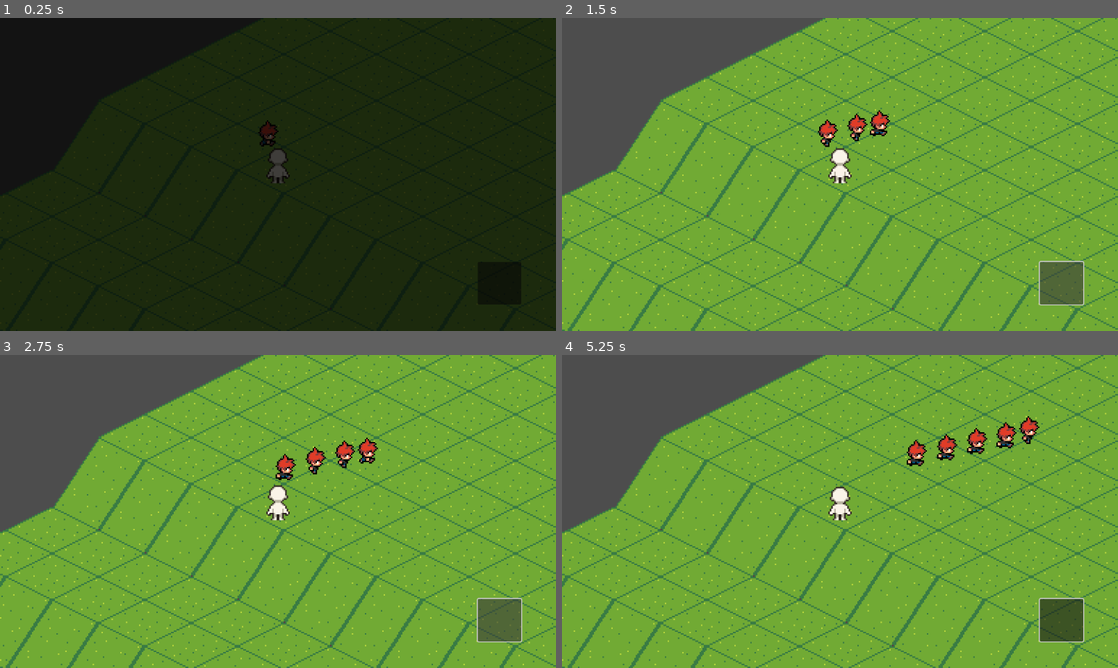
Above: before the commit, frames 1-4 (two rows, left to right).
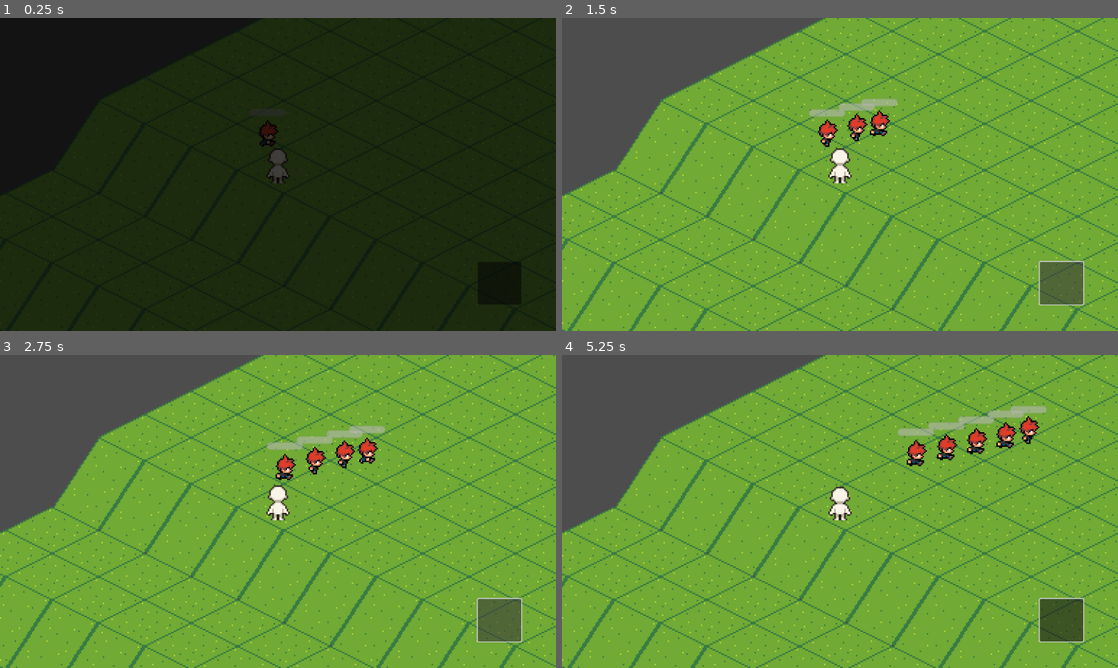
Above: after the commit, the same moments.

Repository: KokonutGamer/CSS-385-Project
Game: Godot game, scene res://src/levels/test_scene.tscn
The game is run twice, just before and just after one commit, with the same random seed, the same clock (stepped at 60 frames per second) and the same inputs. This scene is started directly instead of the project's main scene.
Inputs (mouse positions are in pixels of both pictures, inside the frame that each line leads up to):
- Up to frame 1 (0.25 s): no input
- Up to frame 2 (1.5 s): click (1062, 284) at 0.5 s; click (1062, 284) at 1.25 s
- Up to frame 3 (2.75 s): click (500, 621) at 2 s
- Up to frame 4 (5.25 s): tap Enter at 2.75 s; move the mouse to (962, 495) at 2.77 s; click (962, 495) at 2.92 s; move the mouse to (728, 527) at 3.52 s; click (728, 527) at 3.67 s; move the mouse to (895, 442) at 4.27 s; click (895, 442) at 4.42 s; move the mouse to (812, 574) at 5.02 s; click (812, 574) at 5.17 s

The runs differ from the first frame. In frame 2, 0.4% of the frame differs, in the area x 44-61%, y 25-32%; in frame 3, 0.6%; in frame 4, 0.8%, in the area x 60-88%, y 16-26%.

Commit message:
Implemented minion health bars

Diff:
--- a/src/allies/ally_minion.gd
+++ b/src/allies/ally_minion.gd
@@ -2,6 +2,7 @@
 class_name AllyMinion
 
 @onready var navigation_agent : NavigationAgent2D = $NavigationAgent2D
+@onready var health_component : HealthComponent = $HealthComponent
 @export var target : StaticBody2D
 
 const MOVEMENT_SPEED := 28.0
@@ -10,8 +11,11 @@
 
 var current_state : State
 
-func move_towards(target: Vector2, delta: float) -> void:
-	var dir := target - global_position
+func _ready() -> void:
+	health_component.health_depleted.connect(queue_free)
+
+func move_towards(move_target: Vector2, _delta: float) -> void:
+	var dir := move_target - global_position
 	if dir.length() > 0.01:
 		velocity = dir.normalized() * MOVEMENT_SPEED
 	else:
--- a/src/allies/ally_minion.tscn
+++ b/src/allies/ally_minion.tscn
@@ -11,6 +11,7 @@
 [ext_resource type="Script" uid="uid://cy2hx323a5kvg" path="res://src/allies/chasing.gd" id="8_at6hk"]
 [ext_resource type="Script" uid="uid://dy7bgaj0gx0io" path="res://src/core/health_component.gd" id="9_miquy"]
 [ext_resource type="Script" uid="uid://mbpcncaqb553" path="res://src/allies/attacking.gd" id="9_q583r"]
+[ext_resource type="Script" uid="uid://ijemlqgp5uhw" path="res://src/core/health_bar.gd" id="12_ylq88"]
 
 [sub_resource type="CircleShape2D" id="CircleShape2D_p6pu4"]
 radius = 5.0990195
@@ -1382,3 +1383,14 @@
 metadata/_custom_type_script = "uid://dy7bgaj0gx0io"
 
 [node name="NavigationAgent2D" type="NavigationAgent2D" parent="."]
+
+[node name="HealthBar" type="ProgressBar" parent="."]
+texture_filter = 1
+offset_left = -12.0
+offset_top = -23.0
+offset_right = 13.0
+offset_bottom = -18.0
+theme_override_font_sizes/font_size = 16
+step = 1.0
+show_percentage = false
+script = ExtResource("12_ylq88")
--- /dev/null
+++ b/src/core/health_bar.gd
@@ -0,0 +1,19 @@
+extends ProgressBar
+
+@onready var health_component = get_node("../HealthComponent")  # Adjust path as needed
+
+func _ready() -> void:
+	health_component.health_changed.connect(_on_health_component_health_changed)
+	health_component.max_health_changed.connect(_on_health_component_max_health_changed)
+
+	# Set initial values
+	max_value = health_component.max_health
+	value = health_component.health
+
+func _on_health_component_health_changed(_diff: float) -> void:
+	value = health_component.health
+	print("Health changed")
+
+func _on_health_component_max_health_changed(_diff: float) -> void:
+	max_value = health_component.max_health
+	print("Max value changed")
--- a/src/core/health_component.gd
+++ b/src/core/health_component.gd
@@ -14,14 +14,17 @@
 	# i.e. max health limit, checks to restrict to only strict upgrades
 	var diff = max_health - value
 	max_health = value
+	print("Set max health:", value)
 	max_health_changed.emit(diff)
 
 func get_max_health() -> float:
+	print("Get max health:", max_health)
 	return max_health
 
 func set_health(value: float) -> void:
 	var diff = health - value
 	health = value
+	print("Set health:", value)
 	health_changed.emit(diff)
 
 	# This entity has died :(
@@ -29,4 +32,5 @@
 		health_depleted.emit()
 
 func get_health() -> float:
+	print("Get health:", health)
 	return health
--- a/src/core/hurtbox.gd
+++ b/src/core/hurtbox.gd
@@ -16,3 +16,4 @@
 	if hitbox:
 		health_component.health -= hitbox.damage
 		print(owner.name + " is under attack!")
+		print("%s took %s damage" % [owner.name, hitbox.damage])
--- a/src/towers/projectile.tscn
+++ b/src/towers/projectile.tscn
@@ -1,13 +1,17 @@
-[gd_scene load_steps=6 format=3 uid="uid://b8dex3q4oht20"]
+[gd_scene load_steps=8 format=3 uid="uid://b8dex3q4oht20"]
 
 [ext_resource type="Texture2D" uid="uid://bdvvsmpndm8bd" path="res://assets/sprites/red-ball.png" id="1_c8fcr"]
 [ext_resource type="Script" uid="uid://cusng85k82drg" path="res://src/towers/projectile.gd" id="1_q3m7n"]
 [ext_resource type="Script" uid="uid://cjlvaq0dxdi0c" path="res://src/towers/projectile_hurtbox.gd" id="3_r7t62"]
+[ext_resource type="Script" uid="uid://csn56l1a70oqy" path="res://src/core/hitbox.gd" id="4_80o37"]
 
 [sub_resource type="CircleShape2D" id="CircleShape2D_c8fcr"]
 radius = 4.0
 
 [sub_resource type="CircleShape2D" id="CircleShape2D_80o37"]
+radius = 4.1231055
+
+[sub_resource type="CircleShape2D" id="CircleShape2D_fueh6"]
 radius = 4.1231055
 
 [node name="Projectile" type="CharacterBody2D"]
@@ -28,3 +32,10 @@
 
 [node name="HurtboxShape" type="CollisionShape2D" parent="Hurtbox"]
 shape = SubResource("CircleShape2D_80o37")
+
+[node name="Hitbox" type="Area2D" parent="."]
+script = ExtResource("4_80o37")
+metadata/_custom_type_script = "uid://csn56l1a70oqy"
+
+[node name="HitboxShape" type="CollisionShape2D" parent="Hitbox"]
+shape = SubResource("CircleShape2D_fueh6")
Not shown: 1 places in src/allies/ally_minion.tscn that only renumber resources
Not shown, added: src/core/health_bar.gd.uid
